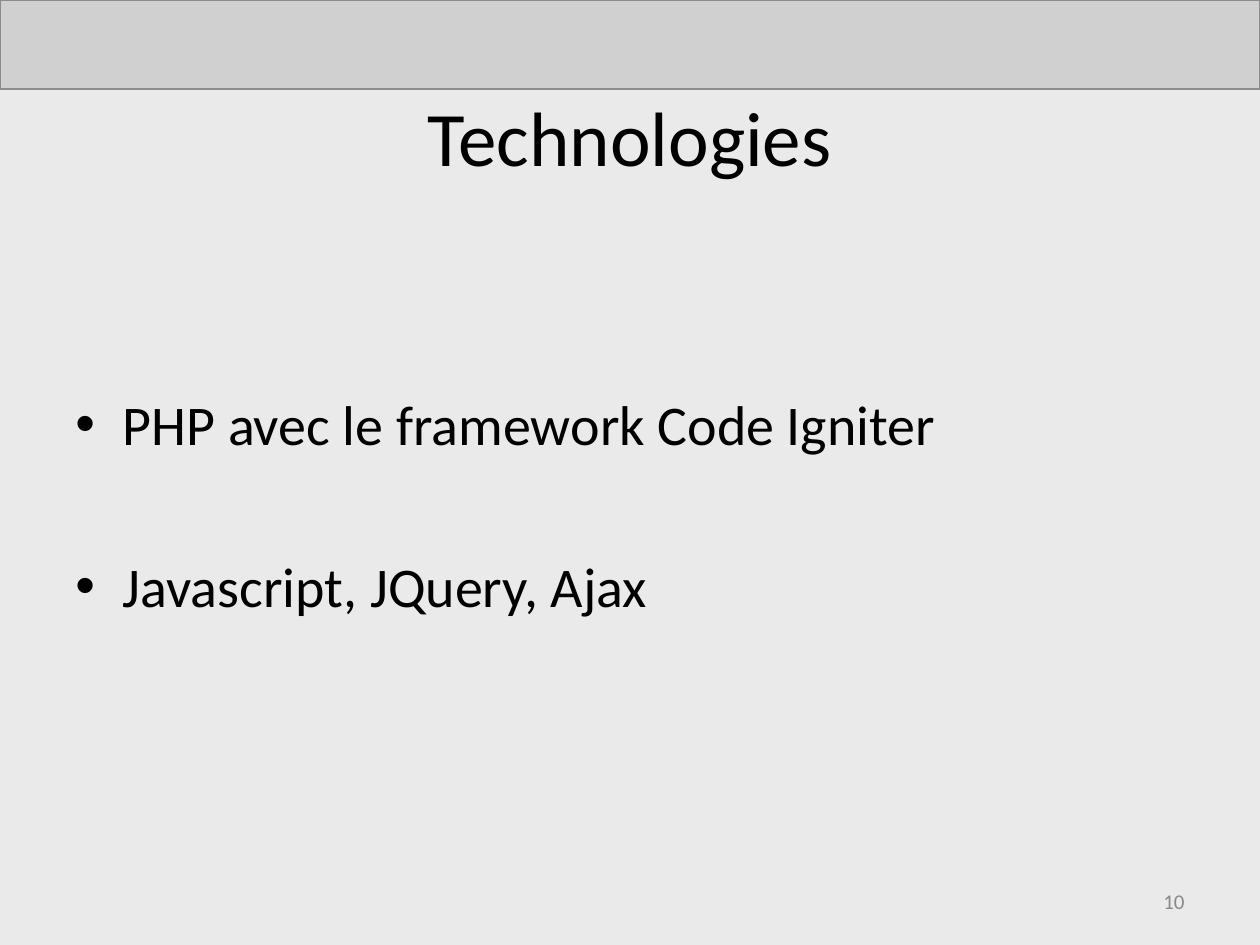
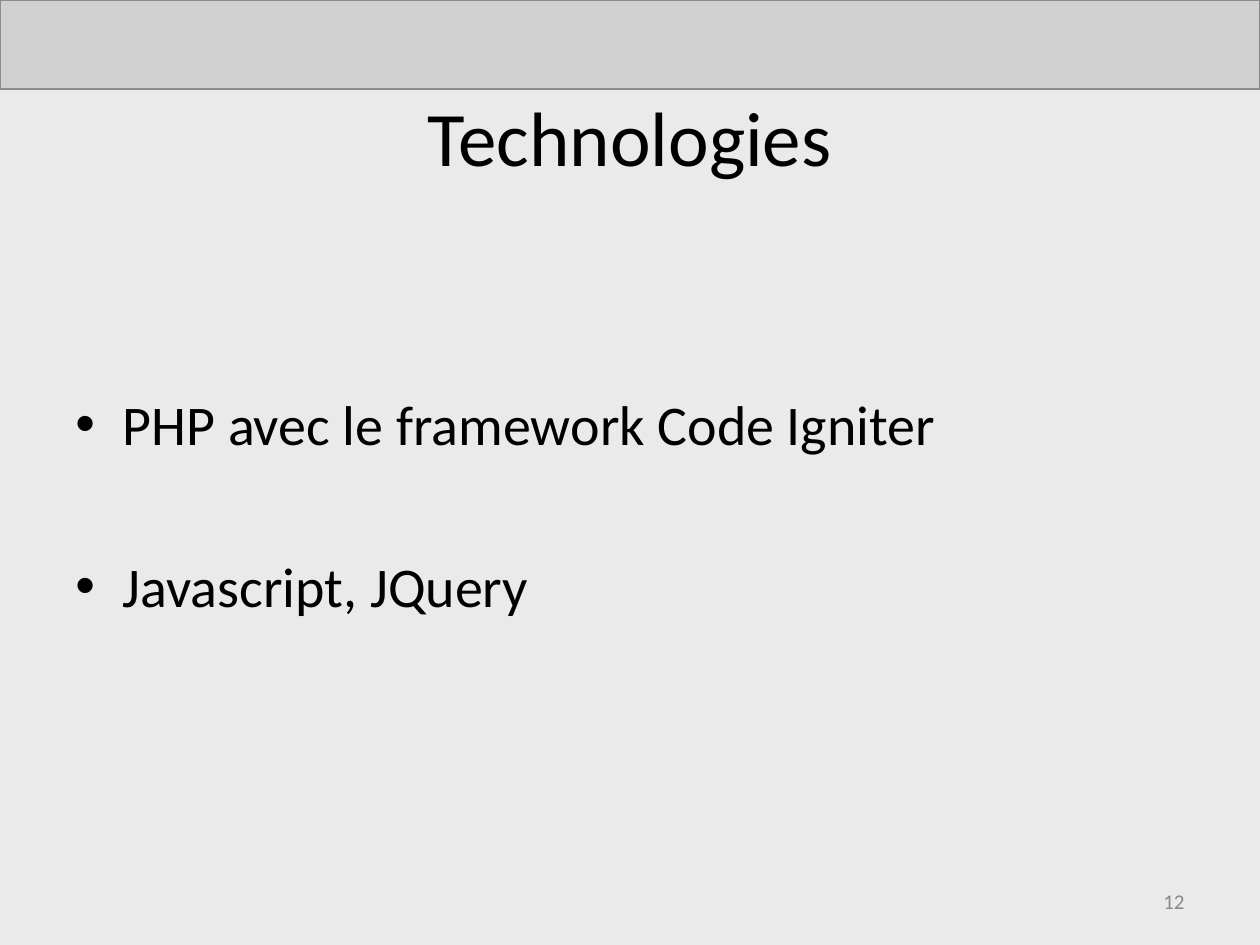
Before and after one commit to AdrienLombard/SimplePass, a slide deck: slide 12 of source/Projet Courchevel - Bilan intermédiaire - Version Adrien.ppt (slide 10 before the commit). Drawn at 1260x945 pixels with LibreOffice and Linux fonts; fonts in the diff are those of the drawing; grey boxes stand for pictures. Boxes give left, top, right and bottom in pixels: in the first picture for what was removed or moved away, otherwise in the second. Text is boxed around its words. In the diff, an @@ line names an element or a change of style, - is before the commit and + after.

```diff
--- a/source/Projet Courchevel - Bilan intermédiaire - Version Adrien.ppt
+++ b/source/Projet Courchevel - Bilan intermédiaire - Version Adrien.ppt
@@ text at [123, 568, 528, 616]: text changed @@
-• Javascript, JQuery, Ajax
+• Javascript, JQuery
@@ page number at [1163, 895, 1184, 909]: text changed @@
-10
+12
```
Also in this commit, not shown: 2 slides added.
